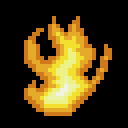
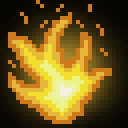
Layer changes from the first 128×128 image to the second:
added layer "Layer 5" above "Layer 4" over box(8, 0, 112, 124)
hid "Layer 2", painted on it over box(12, 4, 112, 124)
added layer "back" above "Background" over box(0, 0, 128, 128)
